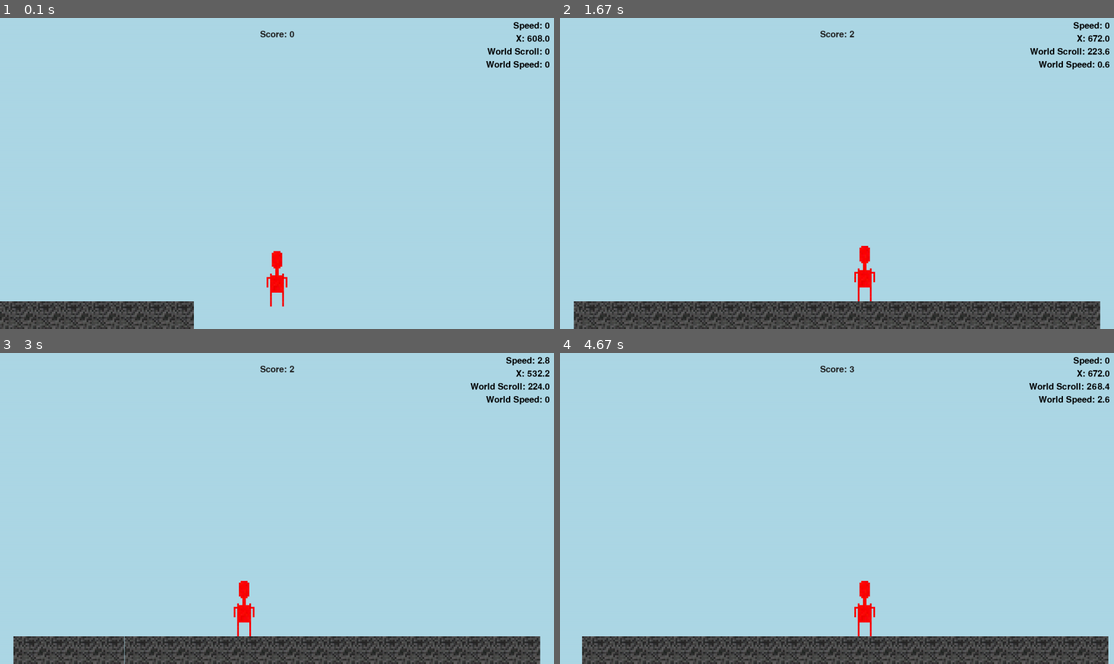
Above: before the commit, frames 1-4 (two rows, left to right).
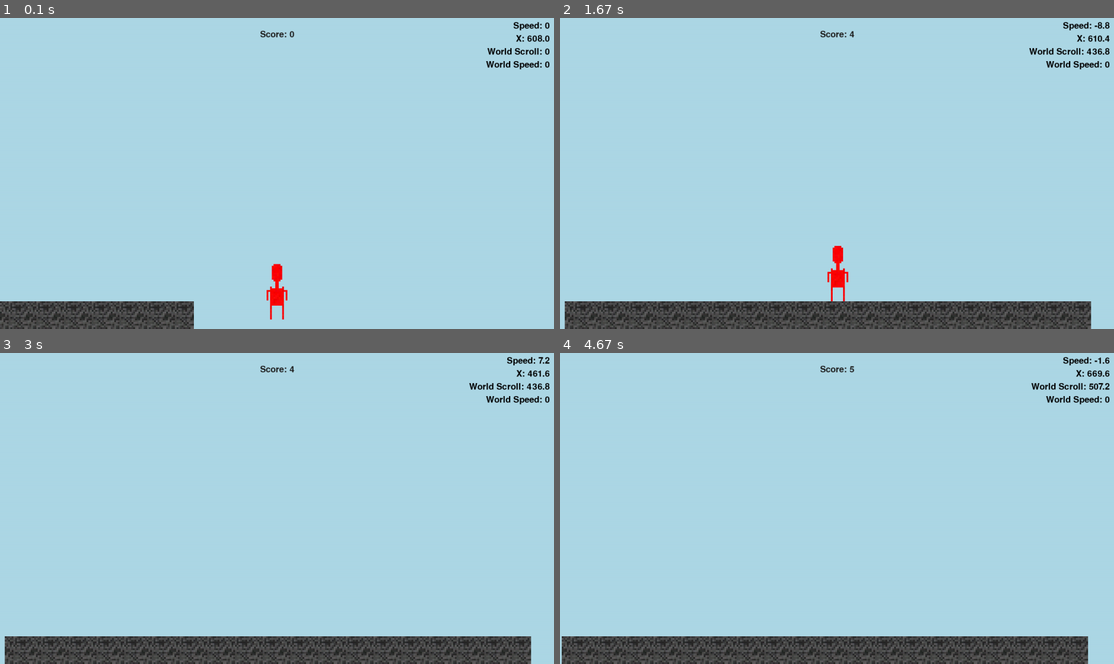
Above: after the commit, the same moments.

Repository: BrennyMIE/pygame7d
Game: pygame game, started from main.py
Same seed, same stepped clock (60 frames per second), same inputs: the game is played once before the commit and once after it.
Inputs:
- Up to frame 1 (0.1 s): no input
- Up to frame 2 (1.67 s): hold D 0.33-0.8 s; hold D 0.83-1.3 s; hold A from 1.33 s (still down)
- Up to frame 3 (3 s): release A at 1.87 s; hold A 1.9-2.3 s; hold D 2.33-2.97 s
- Up to frame 4 (4.67 s): hold A 3-3.47 s; hold D 3.5-3.97 s; hold D 4-4.47 s; hold A from 4.5 s (still down)

The runs differ from the first frame. In frame 1, 0.4% of the frame differs, in the area x 48-52%, y 74-98%; in frame 2, 4.1%, in the area x 0-100%, y 1-100%; in frame 3, 3.6%; in frame 4, 3.9%.

Commit message:
Add files via upload

Diff:
--- a/main.py
+++ b/main.py
@@ -33,18 +33,18 @@
 player_width = tile_width # create the variable for the player_width. Default = 50
 player_height = tile_height*2 # create the variable for the player_height. Default = 50
 
-gravity = 0.6 # initialise the speed of gravity.
-jump_force = 15 # set the force with which the player jumps
+gravity = 2 # initialise the speed of gravity.
+jump_force = 30 # set the force with which the player jumps
 
 player_x = screen_width / 2 - player_width / 2 # create the variable player_x, which initialises the player's x position. Default value = screen_width/2 - player_width/2 - which is the middle of the screen.
 player_y = screen_height - tile_height - player_height # create the variable player_y, which initialises the player's y position. Default value = screen_height - tile_height - player_height - which is standing on the ground
-player_acceleration = 0.2 # define the player's acceleration speed. Default = 0.2
+player_acceleration = 0.8 # define the player's acceleration speed. Default = 0.2
 score = 0 # initialise the score as 0
 
 player_current_speed_x = 0 # Initialise the player's current x speed. Default = 0
 player_current_speed_y = 0 # Initialise the player's current y speed. Default = 0
-player_max_speed_x = 5 # Define the player's maximum speed, in pixels per cycle.
-player_max_speed_y = 20 # Define the player's maximum y speed, in pixels per cycle.
+player_max_speed_x = 8 # Define the player's maximum speed, in pixels per cycle.
+player_max_speed_y = 100 # Define the player's maximum y speed, in pixels per cycle.
 player_min_x = 0 # Define the minimum allowed x coordinate of the player
 player_max_x = screen_width / 2 - player_width / 2 + player_width # define the maximum allowed x value for the player, when accounting for the size of the window.
 world_scroll = 0 # initialise the world_scroll variable, which defines how far the world has currently scrolled.
